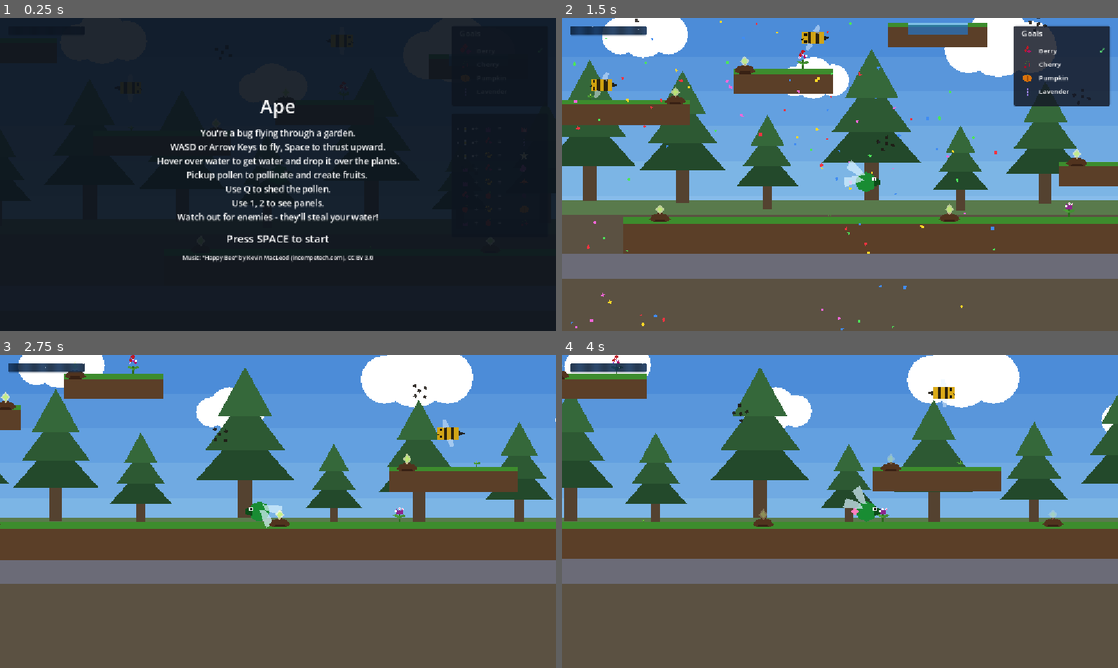
Above: before the commit, frames 1-4 (two rows, left to right).
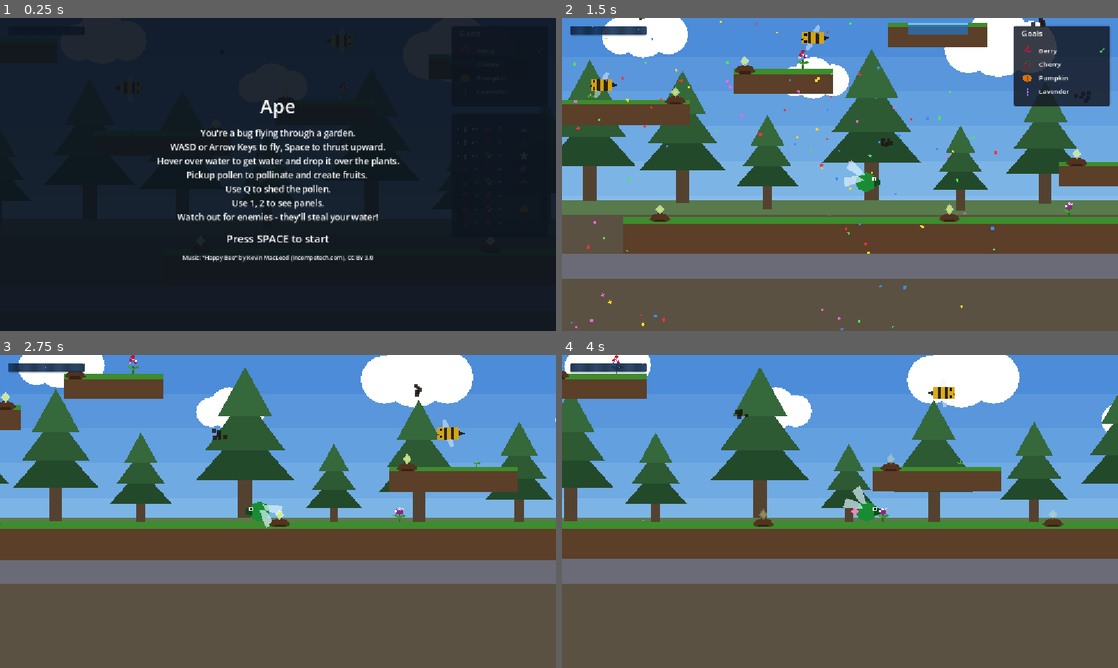
Above: after the commit, the same moments.

Repository: AntonioDrusin/ape
Game: Godot game, scene res://scenes/main.tscn
The game is run twice, just before and just after one commit, with the same random seed, the same clock (stepped at 60 frames per second) and the same inputs.
Inputs:
- Up to frame 1 (0.25 s): no input
- Up to frame 2 (1.5 s): tap Space (use_proboscis) at 0.5 s; hold D (move_right) from 0.53 s (still down); tap Q (shed_pollen) at 0.6 s; tap Enter (ui_accept) at 0.77, 1.07 s; tap 1 (toggle_combo_chart) at 1.35 s
- Up to frame 3 (2.75 s): tap Enter (ui_accept) at 1.52, 1.82 s; release D (move_right) at 2.03 s; hold A (move_left) from 2.03 s (still down); hold 2 (toggle_goal_panel) from 2.03 s (still down)
- Up to frame 4 (4 s): release A (move_left) at 2.78 s; release 2 (toggle_goal_panel) at 2.78 s; hold D (move_right) from 2.78 s (still down); tap Space (use_proboscis) at 2.85 s; tap Enter (ui_accept) at 3.02, 3.32, 3.77 s; tap Q (shed_pollen) at 3.6 s

The runs differ from the first frame. In frame 2, 0.2% of the frame differs, in the area x 13-96%, y 0-43%; in frame 3, less than 0.1%; in frame 4, less than 0.1%.

Commit message:
Replace gnat-cloud rigid spin with per-speck orbiting swarm
Each of six speck sprites now follows its own circular path around
its own center at its own speed, instead of the whole cluster
rotating as one rigid body.

Co-Authored-By: Claude Sonnet 5 <noreply@anthropic.com>

Diff:
--- a/ape/godot/scenes/enemy.tscn
+++ b/ape/godot/scenes/enemy.tscn
@@ -16,25 +16,29 @@
 
 [node name="Visual" type="Node2D" parent="."]
 
-[node name="Bug1" type="Polygon2D" parent="Visual"]
+[node name="Speck1" type="Polygon2D" parent="Visual"]
 color = Color(0.12, 0.1, 0.08, 0.9)
-polygon = PackedVector2Array(-10, -6, -6, -6, -6, -2, -10, -2)
+polygon = PackedVector2Array(-2.5, -2.5, 2.5, -2.5, 2.5, 2.5, -2.5, 2.5)
 
-[node name="Bug2" type="Polygon2D" parent="Visual"]
+[node name="Speck2" type="Polygon2D" parent="Visual"]
 color = Color(0.12, 0.1, 0.08, 0.85)
-polygon = PackedVector2Array(4, -9, 8, -9, 8, -5, 4, -5)
+polygon = PackedVector2Array(-2.5, -2.5, 2.5, -2.5, 2.5, 2.5, -2.5, 2.5)
 
-[node name="Bug3" type="Polygon2D" parent="Visual"]
+[node name="Speck3" type="Polygon2D" parent="Visual"]
 color = Color(0.12, 0.1, 0.08, 0.9)
-polygon = PackedVector2Array(8, 2, 12, 2, 12, 6, 8, 6)
+polygon = PackedVector2Array(-2.5, -2.5, 2.5, -2.5, 2.5, 2.5, -2.5, 2.5)
 
-[node name="Bug4" type="Polygon2D" parent="Visual"]
+[node name="Speck4" type="Polygon2D" parent="Visual"]
 color = Color(0.12, 0.1, 0.08, 0.85)
-polygon = PackedVector2Array(-4, 6, 0, 6, 0, 10, -4, 10)
+polygon = PackedVector2Array(-2.5, -2.5, 2.5, -2.5, 2.5, 2.5, -2.5, 2.5)
 
-[node name="Bug5" type="Polygon2D" parent="Visual"]
+[node name="Speck5" type="Polygon2D" parent="Visual"]
 color = Color(0.12, 0.1, 0.08, 0.9)
-polygon = PackedVector2Array(-2, -2, 2, -2, 2, 2, -2, 2)
+polygon = PackedVector2Array(-2.5, -2.5, 2.5, -2.5, 2.5, 2.5, -2.5, 2.5)
+
+[node name="Speck6" type="Polygon2D" parent="Visual"]
+color = Color(0.12, 0.1, 0.08, 0.85)
+polygon = PackedVector2Array(-2.5, -2.5, 2.5, -2.5, 2.5, 2.5, -2.5, 2.5)
 
 [node name="StealSound" type="AudioStreamPlayer2D" parent="."]
 stream = ExtResource("2")
--- a/ape/godot/scripts/enemy.gd
+++ b/ape/godot/scripts/enemy.gd
@@ -6,13 +6,20 @@
 ## wander_radius of the spawn position, so enemies placed near different
 ## platforms in the level stay spread out instead of drifting into one
 ## cluster.
+## Each speck under Visual orbits its own center point at its own radius and
+## angular speed (randomized per speck in _ready), so the cloud reads as a
+## swarm of individually-moving gnats instead of one rigid spinning cluster.
 
 @export var wander_radius: float = 140.0
 @export var speed: float = 55.0
 @export var retarget_min: float = 0.8
 @export var retarget_max: float = 2.2
-@export var spin_speed: float = 3.0
 @export var steal_amount: float = 0.35
+@export var speck_orbit_center_spread: float = 4.0
+@export var speck_orbit_radius_min: float = 3.0
+@export var speck_orbit_radius_max: float = 7.0
+@export var speck_orbit_speed_min: float = 2.0
+@export var speck_orbit_speed_max: float = 5.0
 
 @onready var visual: Node2D = $Visual
 @onready var steal_sound: AudioStreamPlayer2D = $StealSound
@@ -21,11 +28,31 @@
 var _target: Vector2
 var _retarget_timer: float = 0.0
 
+## Per-speck orbit state, one dictionary per child of Visual, built in
+## _ready() so the speck count isn't hardcoded anywhere.
+var _specks: Array[Dictionary] = []
+
 
 func _ready() -> void:
 	_home = position
 	body_entered.connect(_on_body_entered)
 	_pick_new_target()
+	for speck: Node2D in visual.get_children():
+		var center_offset := Vector2(
+			randf_range(-speck_orbit_center_spread, speck_orbit_center_spread),
+			randf_range(-speck_orbit_center_spread, speck_orbit_center_spread)
+		)
+		var radius := randf_range(speck_orbit_radius_min, speck_orbit_radius_max)
+		var angular_speed := randf_range(speck_orbit_speed_min, speck_orbit_speed_max)
+		if randf() < 0.5:
+			angular_speed = -angular_speed
+		_specks.append({
+			"node": speck,
+			"center_offset": center_offset,
+			"radius": radius,
+			"angular_speed": angular_speed,
+			"angle": randf_range(0.0, TAU),
+		})
 
 
 func _process(delta: float) -> void:
@@ -33,9 +60,13 @@
 	if _retarget_timer <= 0.0 or position.distance_to(_target) < 4.0:
 		_pick_new_target()
 	position = position.move_toward(_target, speed * delta)
-	# Constant spin makes the speck cluster read as buzzing without any
-	# per-speck animation logic.
-	visual.rotation += spin_speed * delta
+	for speck_state: Dictionary in _specks:
+		speck_state["angle"] += speck_state["angular_speed"] * delta
+		var angle: float = speck_state["angle"]
+		var center_offset: Vector2 = speck_state["center_offset"]
+		var radius: float = speck_state["radius"]
+		var speck: Node2D = speck_state["node"]
+		speck.position = center_offset + Vector2(cos(angle), sin(angle)) * radius
 
 
 func _pick_new_target() -> void:
